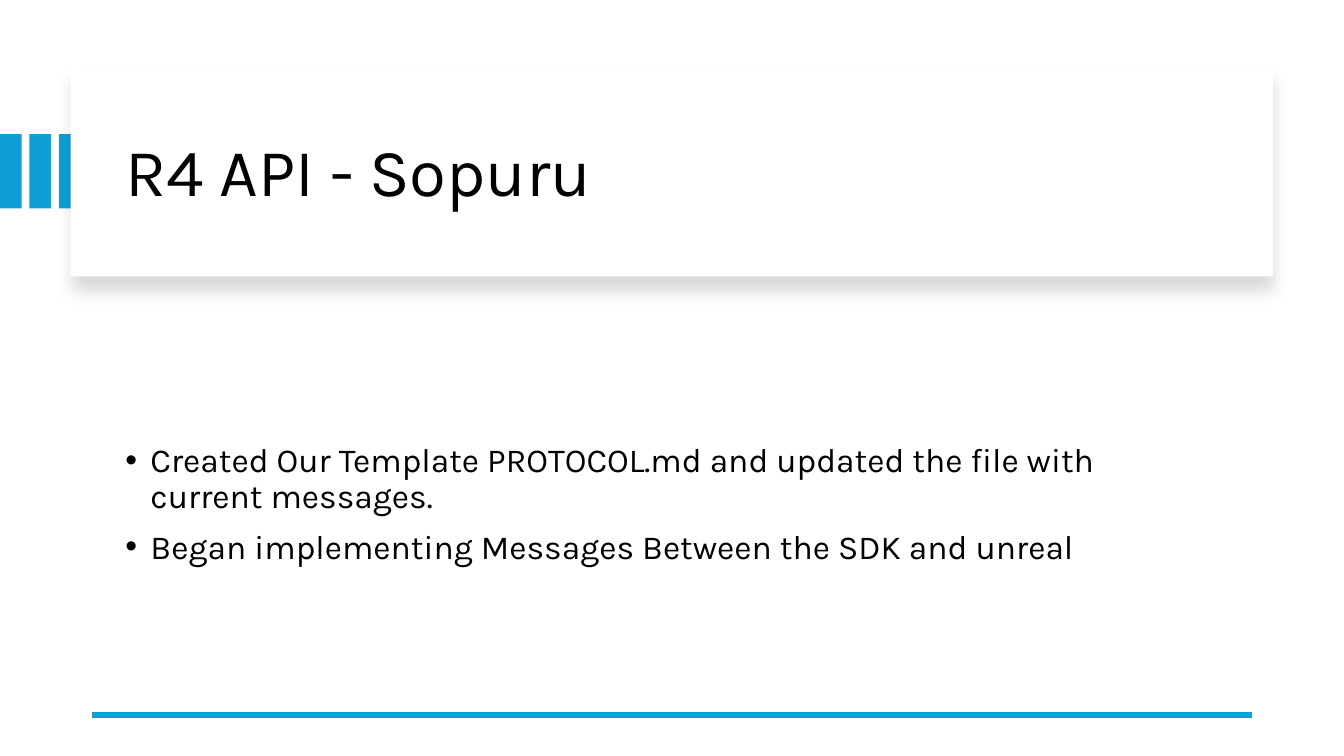
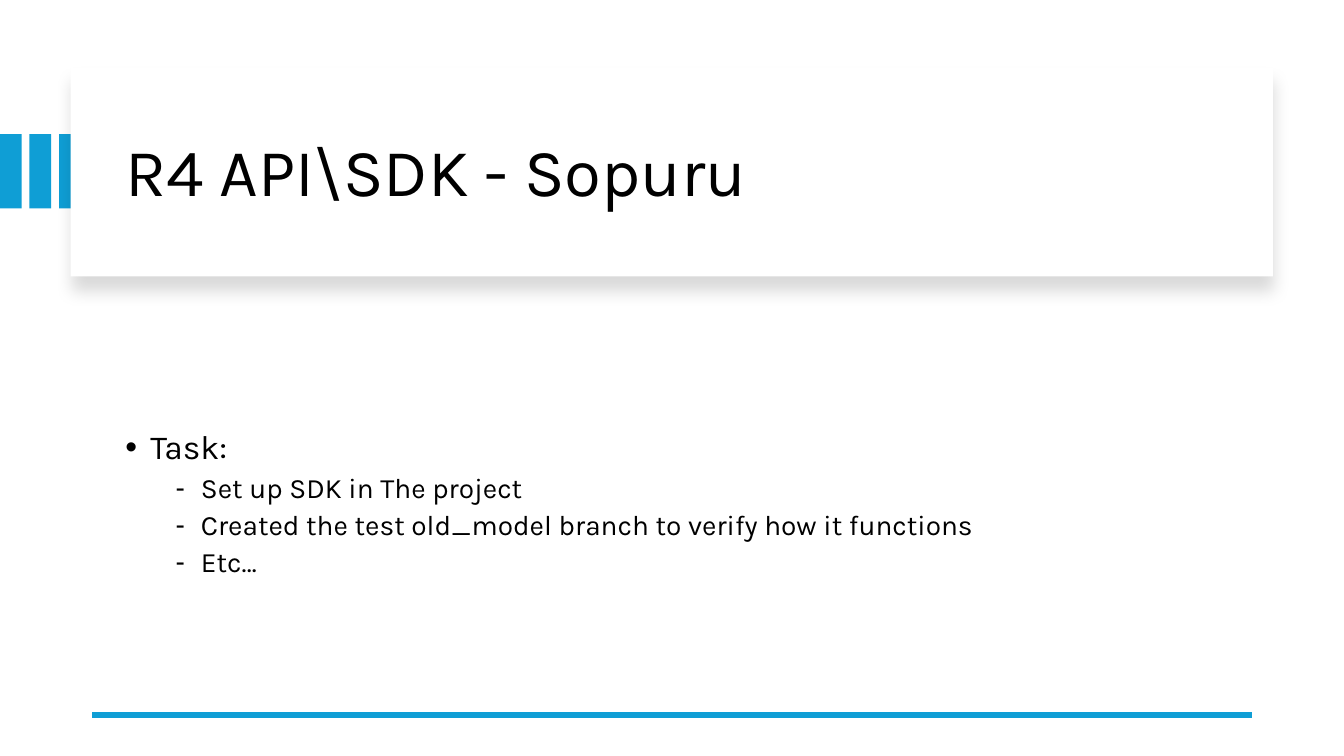
Before and after one commit to ctrl-muna/499-Codrone-Sim, a slide deck: slide 6 of docs/Presentation/W03_ PRESENTATION.pptx (slide 5 before the commit). Drawn at 1344x756 pixels with LibreOffice and Linux fonts; fonts in the diff are those of the drawing. Boxes give left, top, right and bottom in pixels: in the first picture for what was removed or moved away, otherwise in the second. Text is boxed around its words. In the diff, an @@ line names an element or a change of style, - is before the commit and + after.

Commit message:
Updating protocols and adding week 3 presentation

```diff
--- a/docs/Presentation/W03_ PRESENTATION.pptx
+++ b/docs/Presentation/W03_ PRESENTATION.pptx
@@ title at [125,147,746,212]: text changed @@
-R4 API - Sopuru
+R4 API\SDK - Sopuru
@@ text at [150,436,973,573]: text changed; size 24 to 20 pt @@
-• Created Our Template PROTOCOL.md and updated the file with current messages.
-• Began implementing Messages Between the SDK and unreal
+• Task:
+  – Set up SDK in The project
+  – Created the test old_model branch to verify how it functions
+  – Etc…
```
Also in this commit, not shown: 5 other slides changed, 2 slides added, 1 slide removed, 1 other file.
